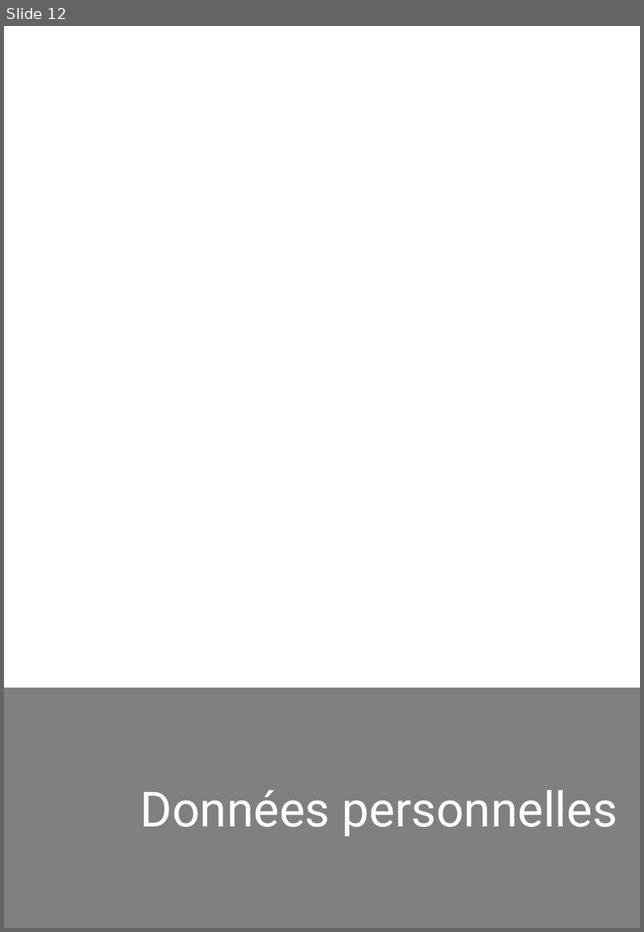
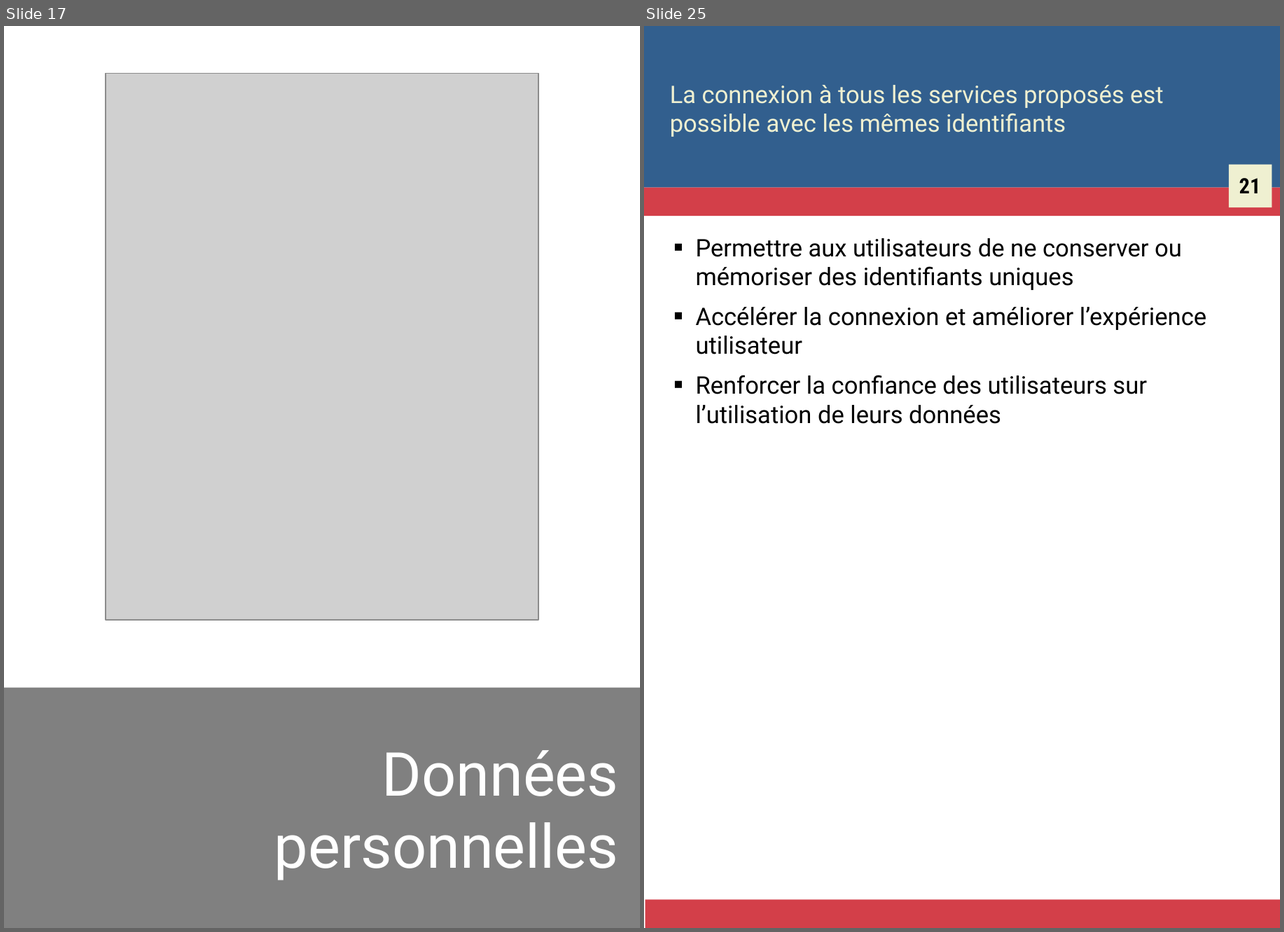
Before and after one commit to Zigazou/bonnes-pratiques-illustrees, a slide deck: bonnes-pratiques.odp. Shown side by side, each under a label of ours: slide 12 before the commit, slides 17 and 25 after it; the slides between them are not shown. The pictures are 644x932 and 1284x932 pixels, drawn with LibreOffice and Linux fonts; fonts in the diff are those of the drawing; grey boxes stand for pictures. Boxes give left, top, right and bottom in pixels: in the first picture for what was removed or moved away, otherwise in the second. Text is boxed around its words. In the diff, an @@ line names an element or a change of style, - is before the commit and + after.

```diff
--- a/bonnes-pratiques.odp
+++ b/bonnes-pratiques.odp
@@ slide 25 added at (644, 26, 1280, 928), background #FFFFFF @@
@@ rectangle added at (644, 26, 1280, 188), fill #325F8E @@
@@ title added at (670, 85, 1163, 137), 16 pt, text #EFF0D1 @@
+La connexion à tous les services proposés est possible avec les mêmes identifiants
@@ rectangle added at (1228, 165, 1271, 207), fill #EFF0D1 @@
@@ rectangle added at (644, 188, 1280, 216), fill #D33F49 @@
@@ text added at (1239, 178, 1261, 193), 14 pt, text #000000, bold @@
+21
@@ text added at (696, 238, 1206, 424), 16 pt, text #000000 @@
+■ Permettre aux utilisateurs de ne conserver ou mémoriser des identifiants uniques
+■ Accélérer la connexion et améliorer l’expérience utilisateur
+■ Renforcer la confiance des utilisateurs sur l’utilisation de leurs données
@@ rectangle added at (645, 900, 1280, 928), fill #D33F49 @@
@@ what was slide 12 is now slide 17 @@
@@ slide 17 changed as well @@
@@ picture added at (106, 73, 538, 619) @@
@@ title "Données personnelles" at (274, 750, 619, 880): size 32 to 40 pt @@
```
Also in this commit, not shown: 24 other slides changed, 35 other slides added, 7 other files.
